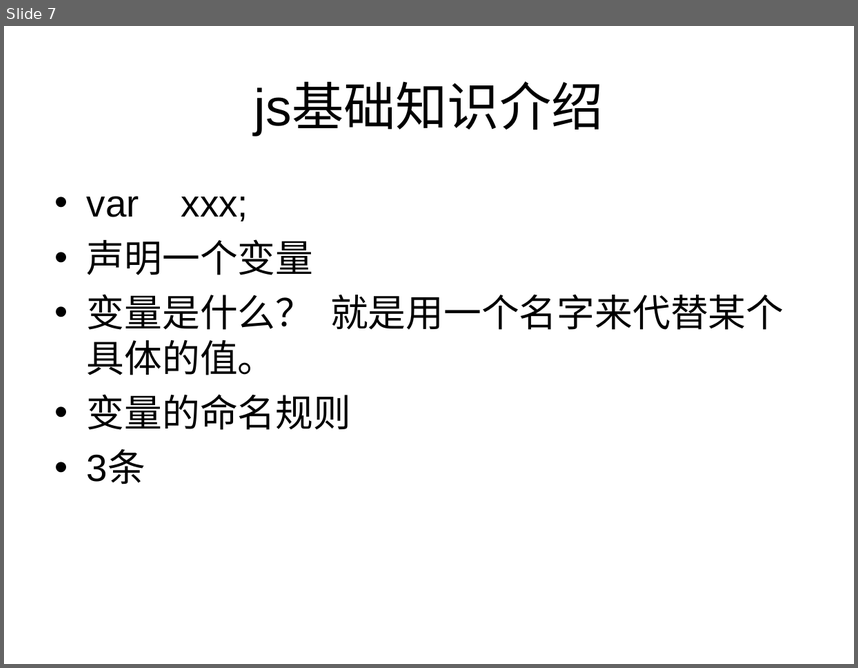
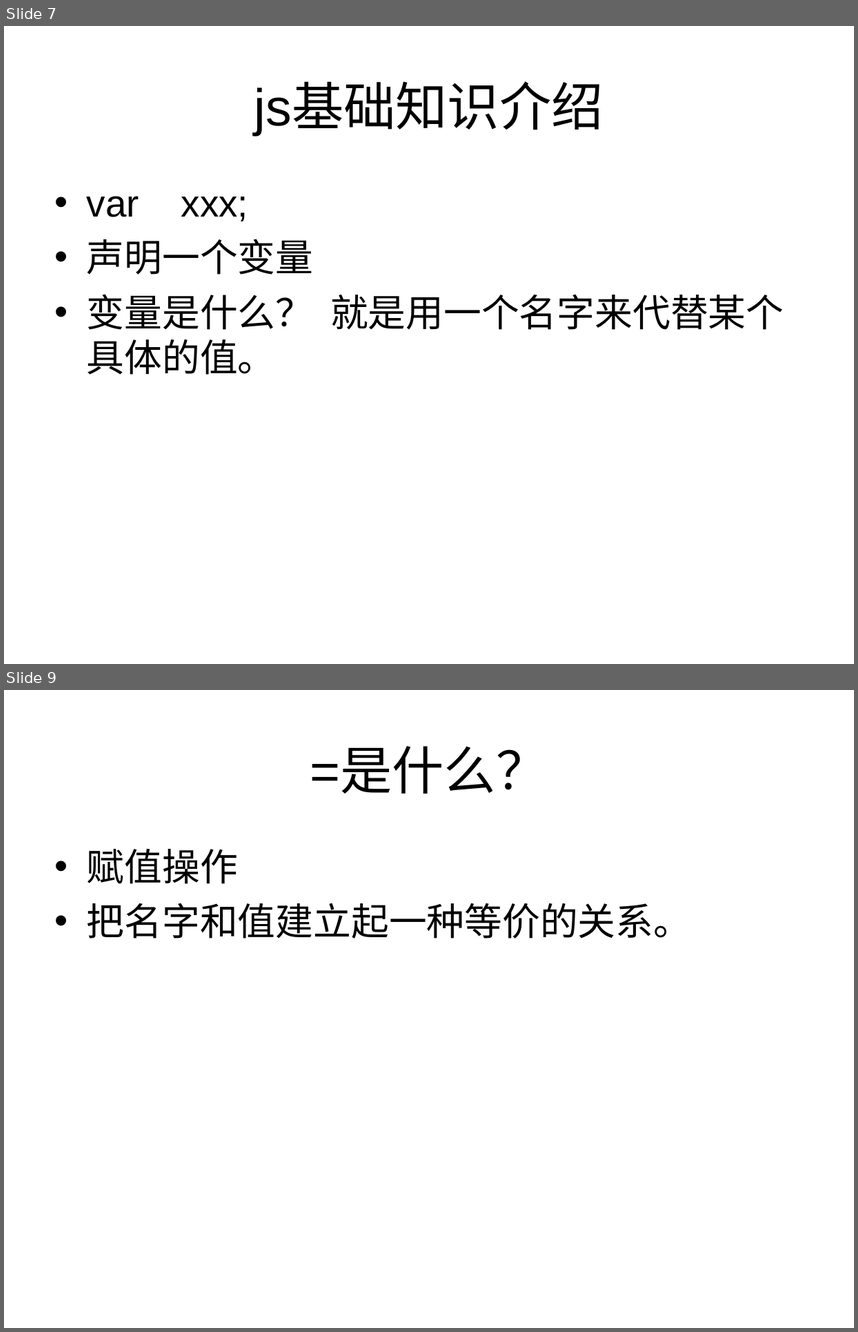
Before and after one commit to cd-vr1class/homework, a slide deck: ppt/7-6js基础.ppt. Shown one above the other, each under a label of ours: slide 7 before the commit, slides 7 and 9 after it; the slides between them are not shown. The pictures are 858x668 and 858x1332 pixels, drawn with LibreOffice and Linux fonts; fonts in the diff are those of the drawing. Boxes give left, top, right and bottom in pixels: in the first picture for what was removed or moved away, otherwise in the second. Text is boxed around its words. In the diff, an @@ line names an element or a change of style, - is before the commit and + after.

```diff
--- a/ppt/7-6js基础.ppt
+++ b/ppt/7-6js基础.ppt
@@ slide 9 added at (4,690,854,1328), background #FFFFFF @@
@@ title added at (310,748,548,793), 44 pt, text #000000 @@
+=是什么？
@@ text added at (87,849,691,938), 32 pt, text #000000 @@
+• 赋值操作
+• 把名字和值建立起一种等价的关系。
@@ slide 7 changed as well @@
@@ text at (87,394,351,484): paragraphs removed @@
-• 变量的命名规则
-• 3条
```
Also in this commit, not shown: 1 other slide added, 6 other files.
